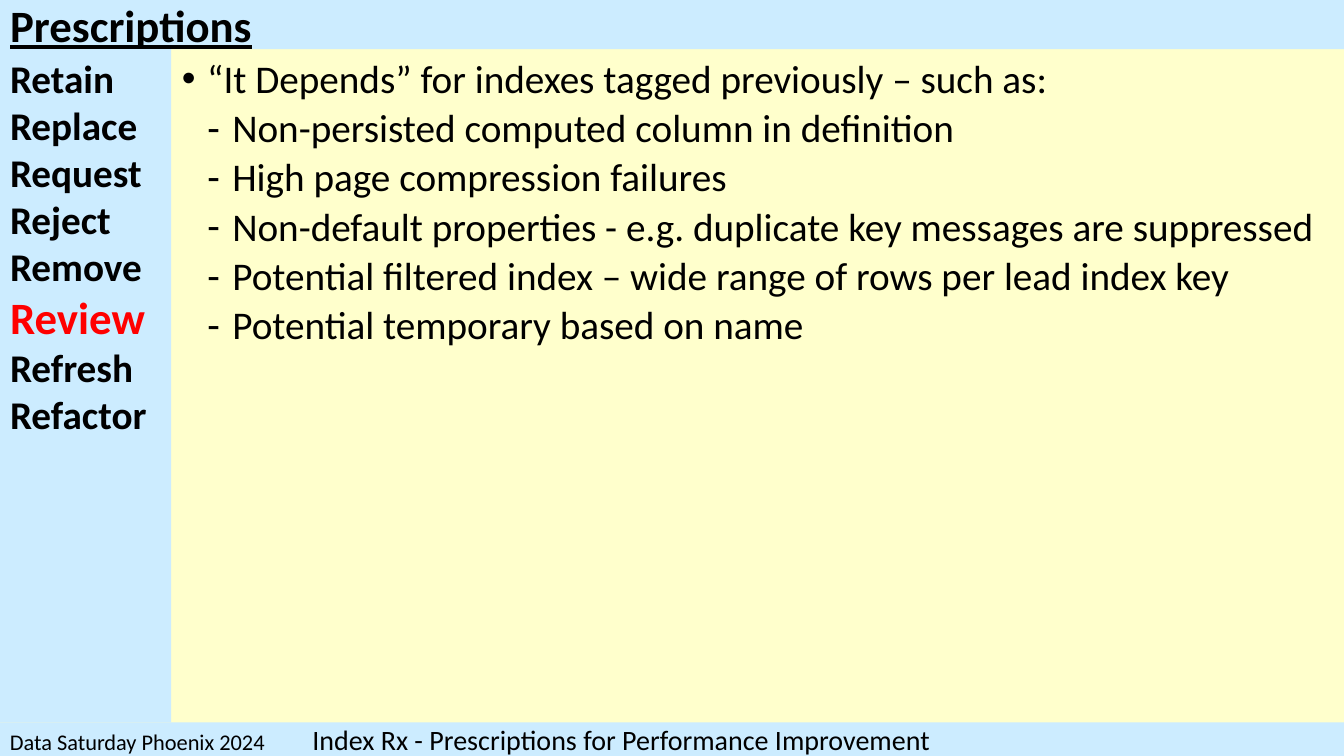
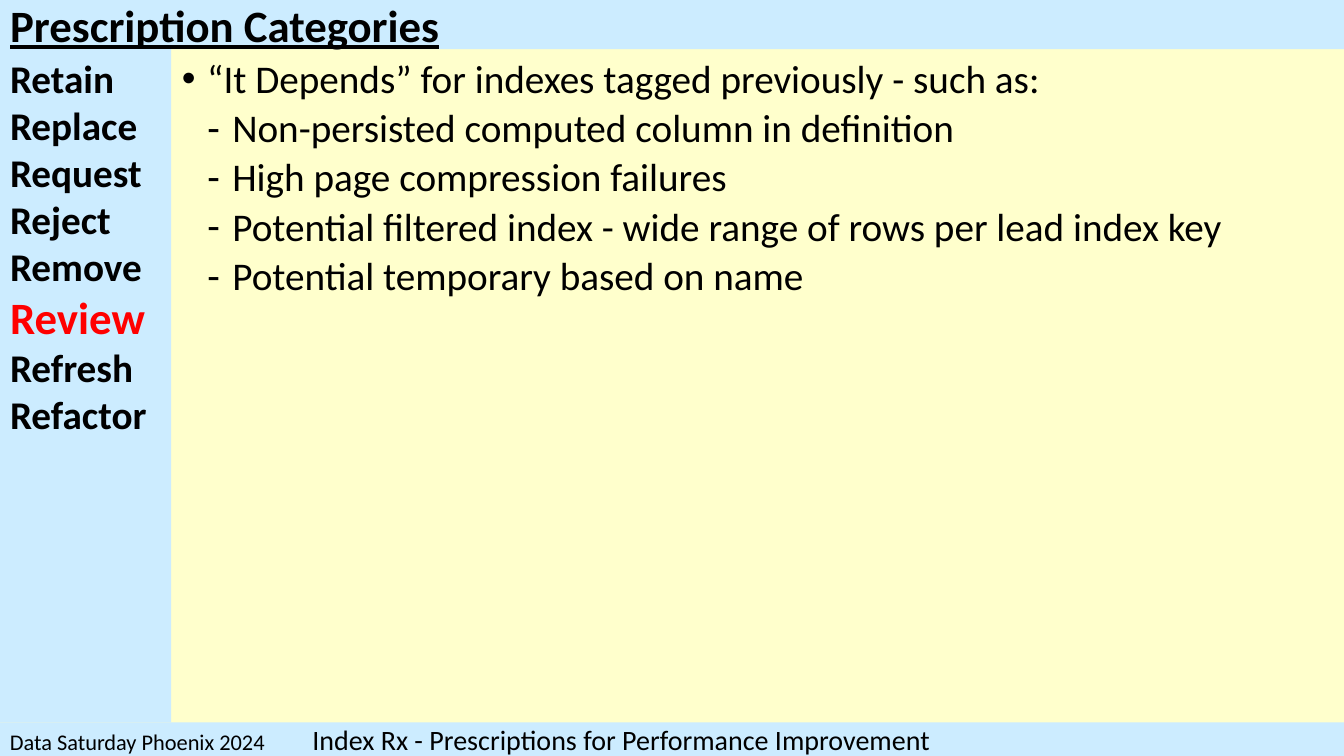
Before and after one commit to SQLXL/SQLXL, a slide deck: slide 37 of SQLXL_Index.pptx (slide 44 before the commit). Drawn at 1344x756 pixels with LibreOffice and Linux fonts; fonts in the diff are those of the drawing. Boxes give left, top, right and bottom in pixels: in the first picture for what was removed or moved away, otherwise in the second. Text is boxed around its words. In the diff, an @@ line names an element or a change of style, - is before the commit and + after.

```diff
--- a/SQLXL_Index.pptx
+++ b/SQLXL_Index.pptx
@@ title at (10,10,439,54): text changed @@
-Prescriptions
+Prescription Categories
@@ text at (207,65,1040,100): text changed @@
-• “It Depends” for indexes tagged previously – such as:
+• “It Depends” for indexes tagged previously - such as:
@@ text at (232,213,1221,248): text changed @@
-  ‐ Non-default properties - e.g. duplicate key messages are suppressed
-  ‐ Potential filtered index – wide range of rows per lead index key
+  ‐ Potential filtered index - wide range of rows per lead index key
```
Also in this commit, not shown: 44 other slides changed, 1 slide added, 10 slides removed, 1 other file.
